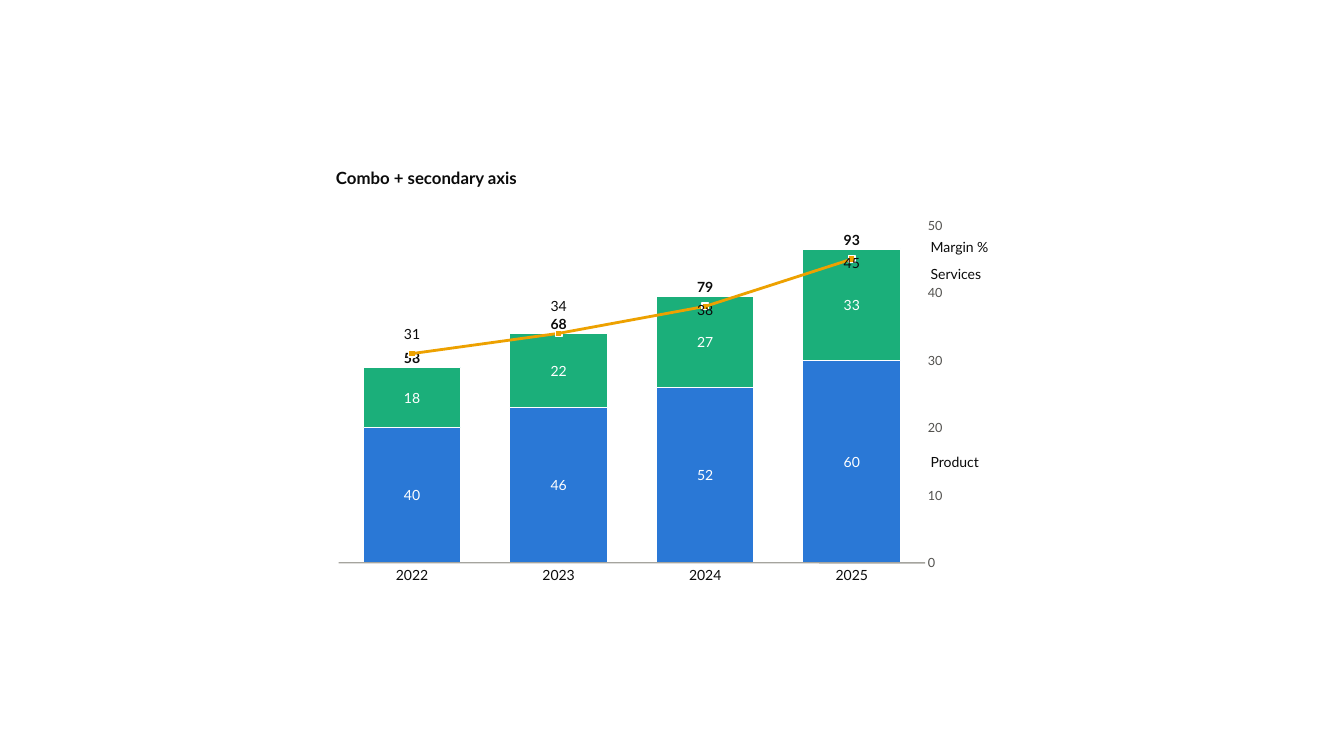
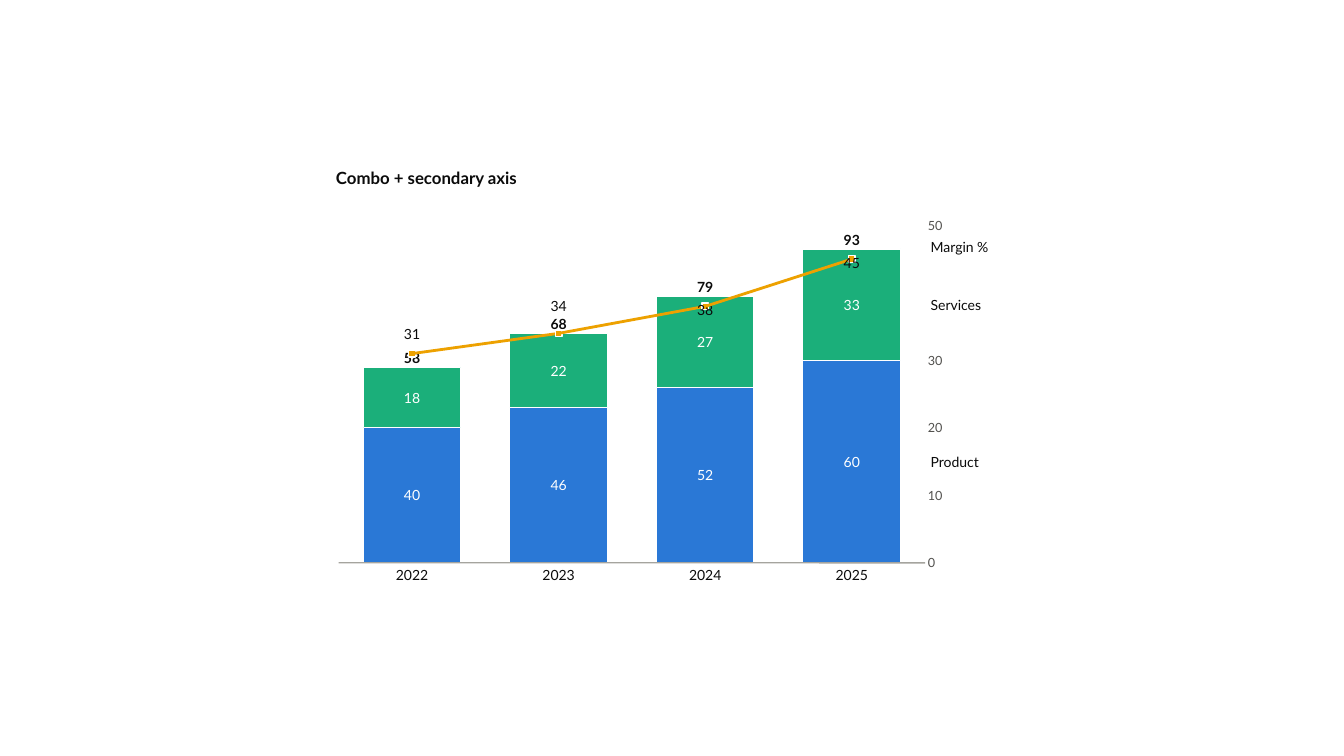
Before and after one commit to dannbleeker/PowerChart, a slide deck: slide 40 of examples/showcase.pptx. Drawn at 1344x756 pixels with LibreOffice and Linux fonts; fonts in the diff are those of the drawing. Boxes give left, top, right and bottom in pixels: in the first picture for what was removed or moved away, otherwise in the second. Text is boxed around its words. In the diff, an @@ line names an element or a change of style, - is before the commit and + after.

```diff
--- a/examples/showcase.pptx
+++ b/examples/showcase.pptx
@@ text removed at box(928, 288, 943, 297) @@
-40
@@ text "Services": place and size @@
-text "Services" at box(931, 269, 981, 279)
+text "Services" at box(931, 300, 981, 310)
```
Also in this commit, not shown: 3 other slides changed, 1 other file.
